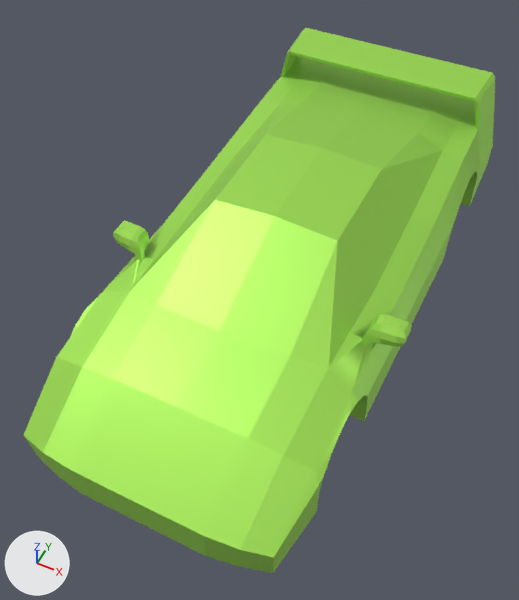
Before and after pictures for a commit that changed the glTF model assets/models/cars/car_3/car_3_body.glb.
Both versions are drawn from a 50 mm camera at (0.91, -2.18, 2.59) aimed at (-0.04, -0.29, 0.23). Every picture has the same lights, and +X, +Y and +Z are marked at lower left. The older version comes first. Vertices at exactly the same position are counted once.

Names of what the first picture shows: 'CarBody'.
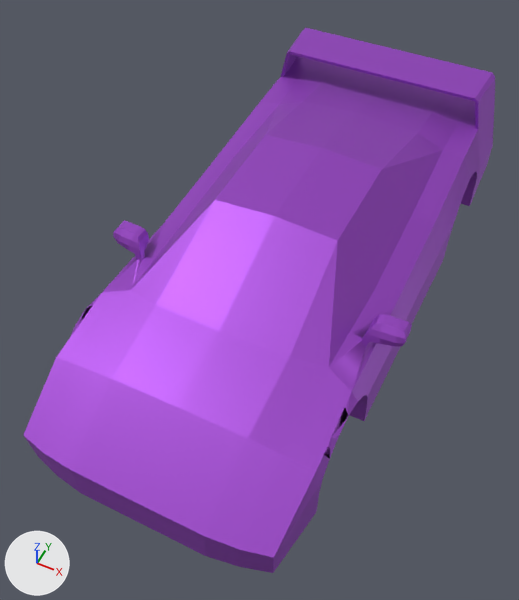
Location of each change, [x1, y1, x2, y2] in pixels of the pictures (519 x 600 px; the box of a moved part takes in the faces that stretch with it):
'CarBody', recoloured, reshaped (green to purple)
    both: [23, 28, 495, 573]
part 1 of me_cube_001, moved or reshaped
    both: [283, 392, 358, 486]
part 2 of me_cube_001, moved or reshaped
    both: [24, 295, 100, 452]

Edits to the bpy script that builds the scene:
```text
Change mat_carbody:
    mat_carbody.base_color: (0.391, 0.8, 0.103) -> (0.335, 0.0661, 0.578)  # green #a8e75a -> purple #9d49c8
Change me_cube_001:
    where me_cube_001.from_pydata(...)  # 362 vertices, 739 faces; spans x -0.65..0.65, y -1.34..1.19, z 0.06..0.71
    used by ob_carbody; location = (0.0, 0.0, 0.0)
    me_cube_001 part 1
    3 vertices are removed from x 0.56..0.57, y -0.97..-0.71, z 0.32..0.41
    20 faces are deleted
    3 vertices are added at (0.54, -0.9, 0.41), (0.54, -0.77, 0.43), (0.54, -0.96, 0.4)
    20 new faces join them
    me_cube_001 part 2
    3 vertices are removed from x -0.57..-0.56, y -0.97..-0.71, z 0.32..0.41
    21 faces are deleted
    3 vertices are added at (-0.54, -0.9, 0.41), (-0.54, -0.77, 0.43), (-0.54, -0.96, 0.4)
    21 new faces join them
```
